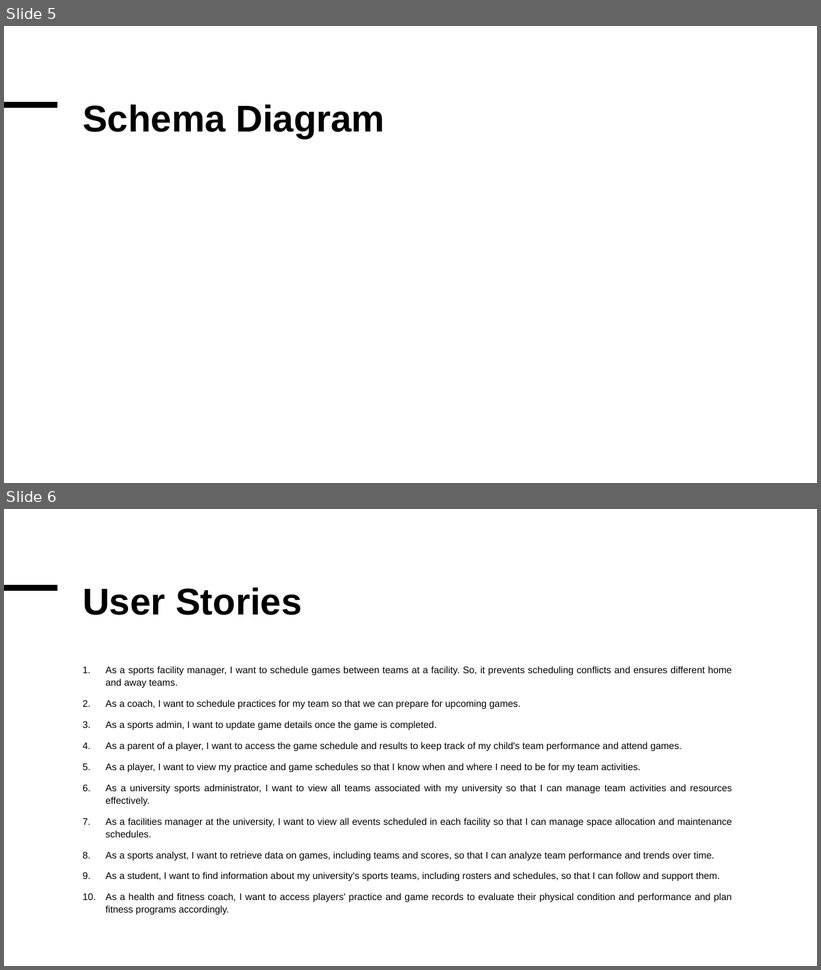
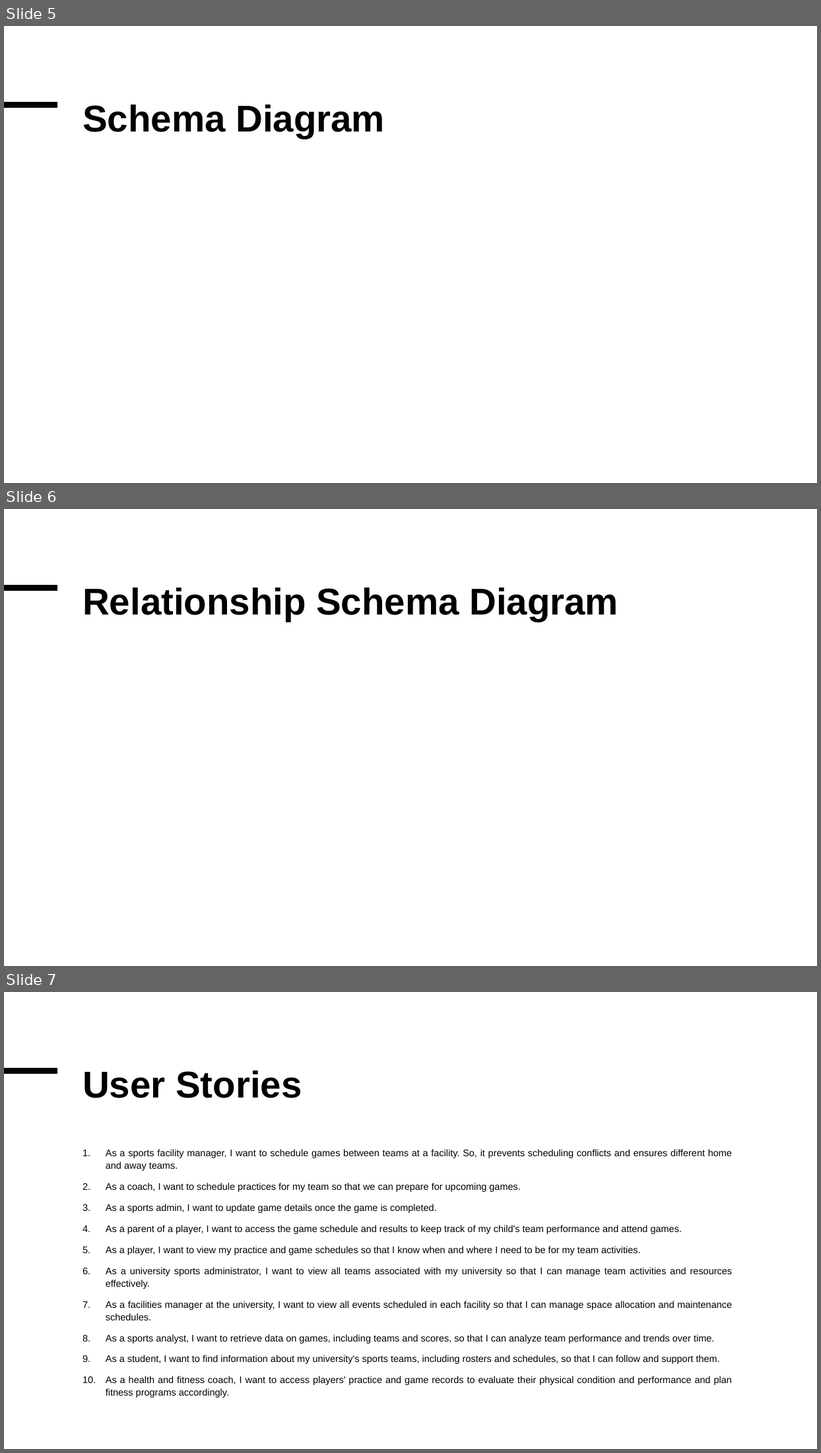
Before and after one commit to Himavanth2211/Databall, a slide deck: DataBallPresentation.pptx. Shown one above the other, each under a label of ours: slides 5 and 6 before the commit, slides 5, 6 and 7 after it. The pictures are 821x970 and 821x1453 pixels, drawn with LibreOffice and Linux fonts; fonts in the diff are those of the drawing. Boxes give left, top, right and bottom in pixels: in the first picture for what was removed or moved away, otherwise in the second. Text is boxed around its words. In the diff, an @@ line names an element or a change of style, - is before the commit and + after.

```diff
--- a/DataBallPresentation.pptx
+++ b/DataBallPresentation.pptx
@@ slide 6 added at (4, 509, 817, 966), background #FFFFFF; not listed: 1 template element that a slide beside it also shows @@
@@ title added at (83, 588, 618, 622), 44 pt, text #000000, bold @@
+Relationship Schema Diagram
@@ what was slide 6 is now slide 7 @@
```
Also in this commit, not shown: 2 other files.
